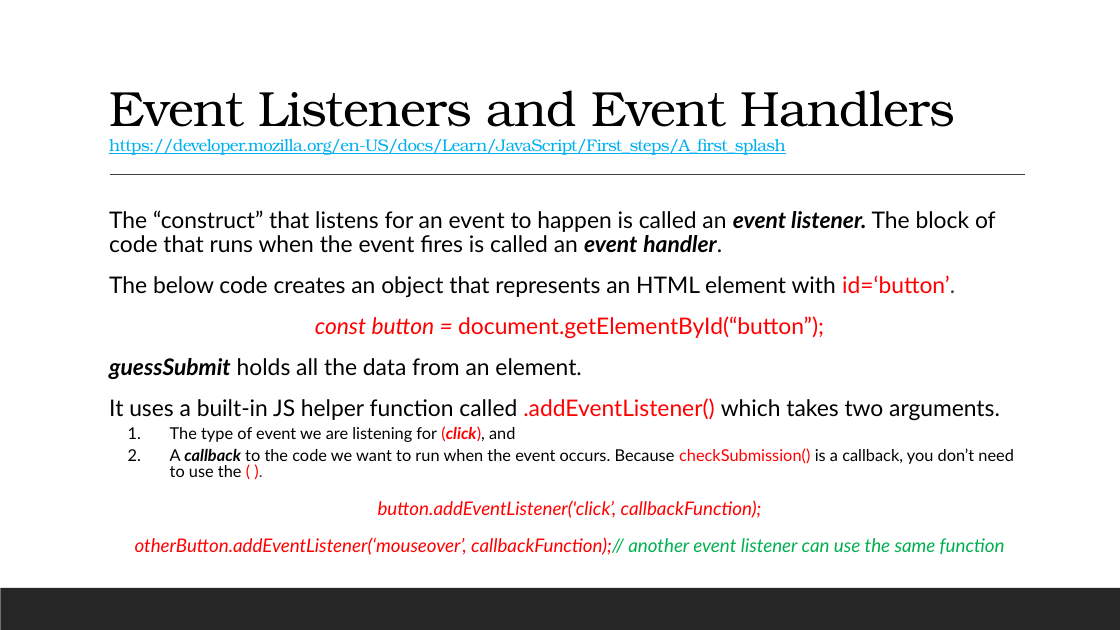
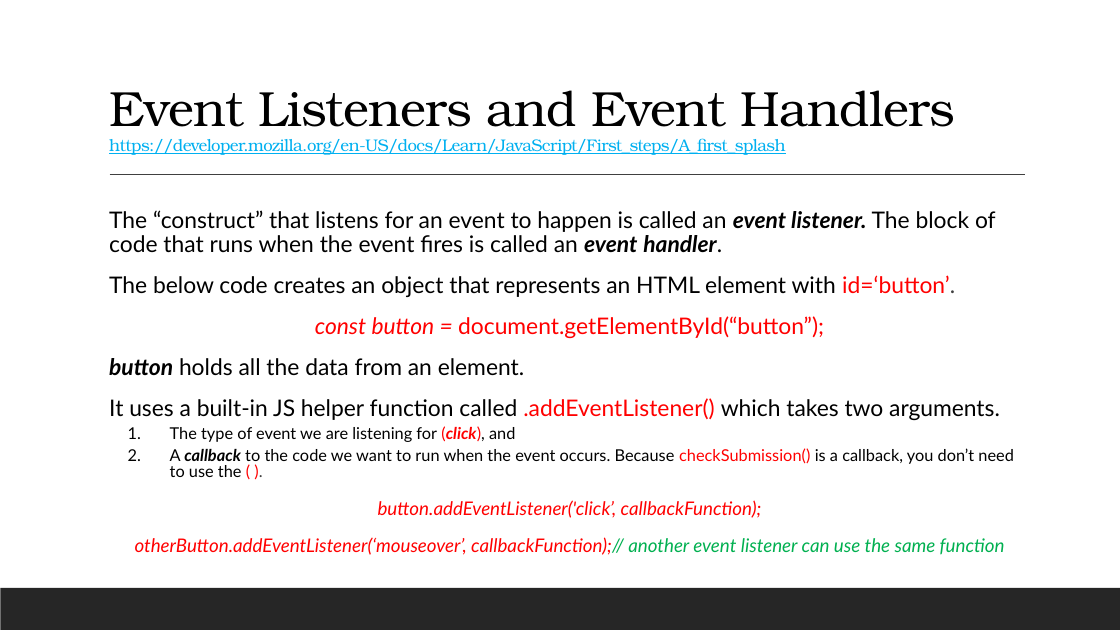
Before and after one commit to 12062021-dynamics365-uta/12062021-batch-repo, a slide deck: slide 12 of pdfs/w4/D25_.NET_DOM.pptx. Drawn at 1120x630 pixels with LibreOffice and Linux fonts; fonts in the diff are those of the drawing. Boxes give left, top, right and bottom in pixels: in the first picture for what was removed or moved away, otherwise in the second. Text is boxed around its words. In the diff, an @@ line names an element or a change of style, - is before the commit and + after.

```diff
--- a/pdfs/w4/D25_.NET_DOM.pptx
+++ b/pdfs/w4/D25_.NET_DOM.pptx
@@ text at [109, 358, 524, 376]: text changed @@
-  guessSubmit holds all the data from an element.
+  button holds all the data from an element.
```
Also in this commit, not shown: 6 other slides changed.
